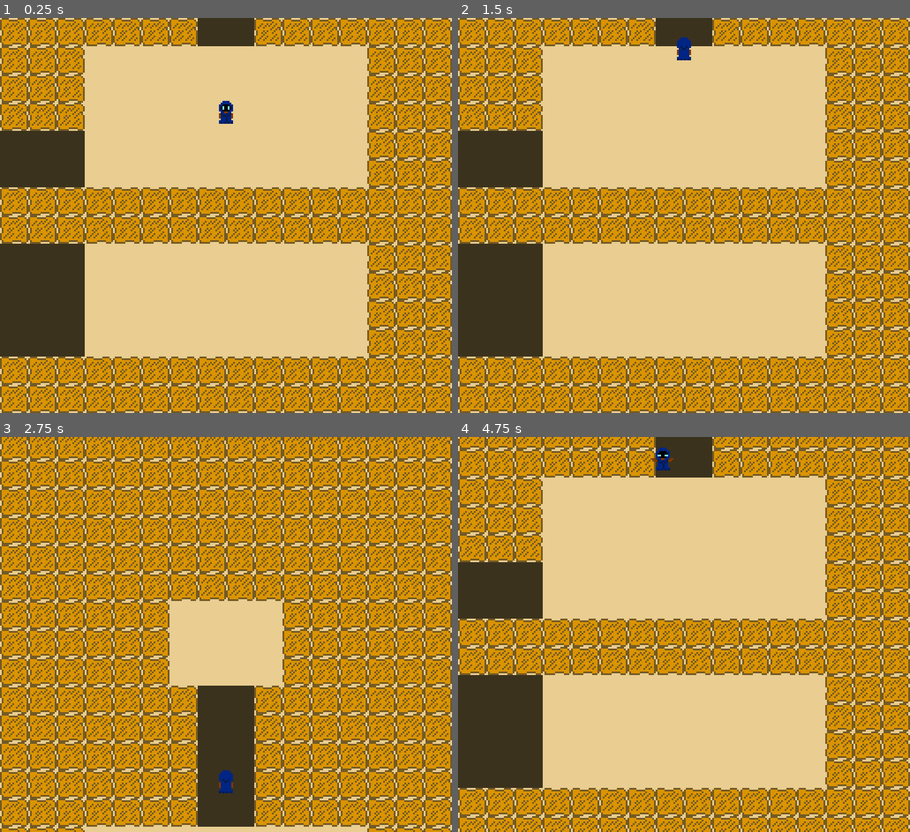
Above: before the commit, frames 1-4 (two rows, left to right).
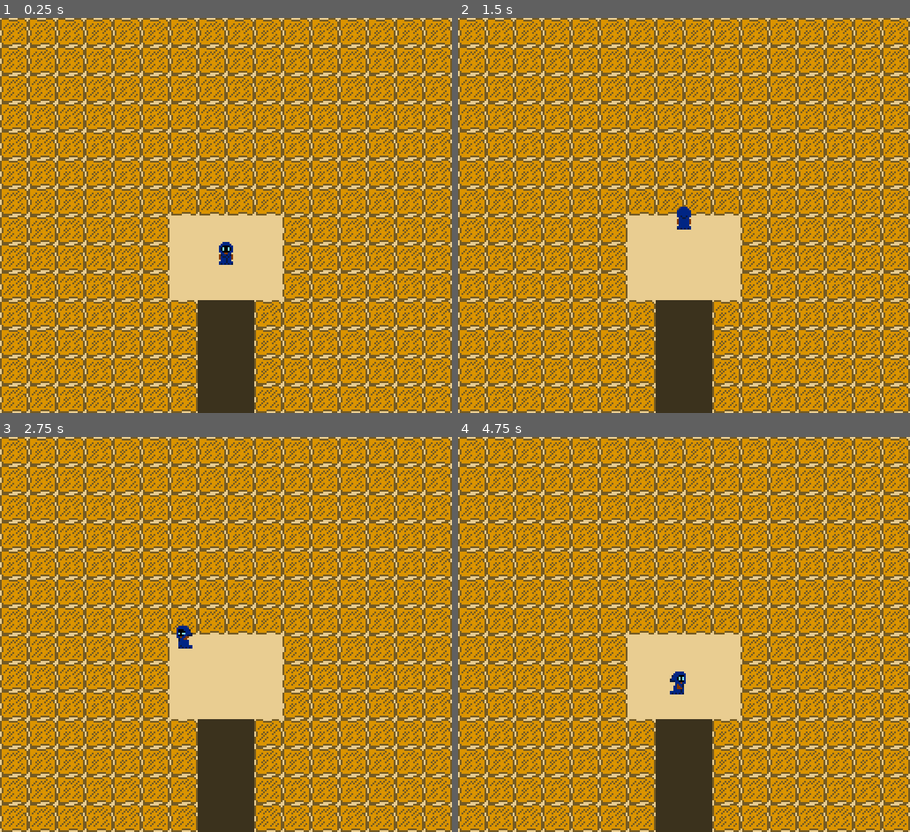
Above: after the commit, the same moments.

Repository: ARAMODODRAGON/LegendOfAurora
Game: Godot game, scene res://maps/test_map/test_map.tscn
Two runs of this game, one before a commit and one after it. Both use one fixed random seed, a clock stepped at 60 frames per second and the inputs below.
Inputs:
- Up to frame 1 (0.25 s): no input
- Up to frame 2 (1.5 s): tap Enter at 0.5 s; hold Shift (SLOW) 0.53-1.28 s; hold Up (UP) from 0.53 s (still down); tap Shift (SLOW) at 1.35 s
- Up to frame 3 (2.75 s): release Up (UP) at 2.03 s; hold Left (LEFT) from 2.03 s (still down); hold Shift (SLOW) from 2.03 s (still down)
- Up to frame 4 (4.75 s): release Shift (SLOW) at 2.78 s; tap Shift (SLOW) at 2.85, 4.35 s; tap Space at 3.5 s; release Left (LEFT) at 3.53 s; hold Down (DOWN) 3.53-4.28 s; hold Shift (SLOW) 3.53-4.28 s; hold Right (RIGHT) from 4.28 s (still down)

The runs differ from the first frame. In frame 1, 46% of the frame differs, in the area x 0-82%, y 0-100%; in frame 2, 46%; in frame 3, 49%; in frame 4, 69%, in the area x 0-100%, y 0-100%.

Commit message:
Enemy spawners work

Diff:
--- /dev/null
+++ b/entities/enemies/enemy_spawner/enemy_spawner.gd
@@ -0,0 +1,15 @@
+extends Node2D
+class_name EnemySpawner
+
+@export var enemy_scene : PackedScene
+
+## spawns an enemy at this nodes position
+func spawn() -> EnemyBase:
+	var enemy : EnemyBase = enemy_scene.instantiate()
+
+	if enemy is EnemyBase:
+		enemy.position = global_position
+		return enemy
+
+	enemy.free()
+	return null
--- /dev/null
+++ b/entities/enemies/enemy_spawner/enemy_spawner.tscn
@@ -0,0 +1,12 @@
+[gd_scene load_steps=2 format=3 uid="uid://d03gpw3xxgth5"]
+
+[ext_resource type="Script" uid="uid://cp71dq3utxrva" path="res://entities/enemies/enemy_spawner/enemy_spawner.gd" id="1_5e8sm"]
+
+[node name="EnemySpawner" type="Node2D"]
+script = ExtResource("1_5e8sm")
+
+[node name="ReferenceRect" type="ReferenceRect" parent="."]
+offset_left = -8.0
+offset_top = -8.0
+offset_right = 8.0
+offset_bottom = 8.0
--- /dev/null
+++ b/entities/enemies/test_enemy_0/test_enemy_0.gd
@@ -0,0 +1,5 @@
+extends EnemyBase
+#class_name TestEnemy0
+
+func _process(delta: float) -> void:
+	rotate(delta * deg_to_rad(45))
--- /dev/null
+++ b/entities/enemies/test_enemy_0/test_enemy_0.tscn
@@ -0,0 +1,11 @@
+[gd_scene load_steps=4 format=3 uid="uid://bxc6tvy81hqru"]
+
+[ext_resource type="PackedScene" uid="uid://g35b8f04ibnc" path="res://entities/enemies/enemy_base/enemy_base.tscn" id="1_0vq3m"]
+[ext_resource type="Texture2D" uid="uid://c0daoehn5giax" path="res://entities/enemies/test_enemy_0/test_enemy_0.png" id="2_3epr5"]
+[ext_resource type="Script" uid="uid://dcx576jilf7fl" path="res://entities/enemies/test_enemy_0/test_enemy_0.gd" id="2_kob58"]
+
+[node name="TestEnemy0" instance=ExtResource("1_0vq3m")]
+script = ExtResource("2_kob58")
+
+[node name="BodySprite" parent="." index="0"]
+texture = ExtResource("2_3epr5")
--- a/maps/map_base/map_base.gd
+++ b/maps/map_base/map_base.gd
@@ -11,12 +11,24 @@
 ## base map references
 @onready var camera: Camera2D = $Camera
 @onready var entities_layer: Node = $"Layers/Entities Layer"
+@onready var spawners_layer: Node = $"Layers/Spawners Layer"
 
-## tweens
+## state
 var tween: Tween = null
+var enemy_list: Array[EnemyBase] = []
 
 func _ready() -> void:
 	camera.visible = true
+
+	## TODO: spawn player
+
+	## set camera position
+	camera.position = (player.position / Util.SCREEN_SIZE).floor() * Util.SCREEN_SIZE
+
+	## load the screen we are on
+	var rect: Rect2 = camera.get_viewport_rect()
+	rect.position += camera.position
+	_load_screen(rect)
 
 func _process(_delta: float) -> void:
 	_check_player_room_change()
@@ -48,7 +60,7 @@
 	elif rect.end.y <= player.position.y:
 		direction.y = 1.0
 
-	## sanity check (it actually came in handy)
+	## sanity check (this actually came in handy, there was an edge case which needed =< and => in the check above)
 	if direction == Vector2.ZERO:
 		printerr("screen position error")
 		return
@@ -56,17 +68,38 @@
 	## TODO: check if this screen "exits" and run a seperate function
 
 	## run coroutine
-	move_screens_coroutine(direction, rect)
+	_move_screens_coroutine(direction, rect)
 
+func _load_screen(screen_rect: Rect2) -> void:
+	## get spawners
+	var spawners: Array[EnemySpawner] = []
+	for node in spawners_layer.get_children():
+		var spawner: EnemySpawner = node as EnemySpawner
+		if spawner != null:
+			if screen_rect.has_point(spawner.global_position):
+				spawners.push_back(spawner)
+
+	## spawn enemies
+	for spawner in spawners:
+		var enemy: EnemyBase = spawner.spawn()
+		if enemy != null:
+			entities_layer.add_child(enemy)
+			enemy_list.push_back(enemy)
 
 ## called to move the camera + player to a new screen while spawning in entities and unloading the last screen
-func move_screens_coroutine(direction: Vector2, screen_rect: Rect2) -> void:
+func _move_screens_coroutine(direction: Vector2, screen_rect: Rect2) -> void:
 	## determine the camera and player's new position
 	var new_camera_position: Vector2 = camera.position + (direction * Util.SCREEN_SIZE)
 	var new_player_position: Vector2 = Util.nearest_point_within_rect(player.position, screen_rect) + (direction * Util.TILE_SIZE * 0.5)
 
-	## pre tween functionality (TODO: pause entities on screen and load the next set of entities)
-	player.process_mode = Node.PROCESS_MODE_DISABLED # pause player
+	## pre tween functionality
+	entities_layer.process_mode = PROCESS_MODE_DISABLED
+
+	var previous_enemies: Array[EnemyBase] = enemy_list.duplicate()
+	enemy_list.clear()
+
+	screen_rect.position += (direction * Util.SCREEN_SIZE) ## move the screen rect over
+	_load_screen(screen_rect)
 
 	#region tween logic
 
@@ -85,9 +118,8 @@
 	await tween.finished
 	tween = null
 
-	var rect: Rect2 = camera.get_viewport_rect()
-	rect.position += camera.position
-	print(rect)
+	## post tween functionality
+	entities_layer.process_mode = PROCESS_MODE_INHERIT
 
-	## post tween functionality
-	player.process_mode = Node.PROCESS_MODE_INHERIT
+	for enemy in previous_enemies:
+		enemy.free()
--- a/maps/map_base/map_base.tscn
+++ b/maps/map_base/map_base.tscn
@@ -17,4 +17,6 @@
 
 [node name="Entities Layer" type="Node" parent="Layers"]
 
+[node name="Spawners Layer" type="Node" parent="Layers"]
+
 [node name="Foreground Layer" type="TileMapLayer" parent="Layers"]
--- a/maps/test_map/test_map.tscn
+++ b/maps/test_map/test_map.tscn
@@ -1,11 +1,13 @@
-[gd_scene load_steps=4 format=4 uid="uid://bp5hde2587777"]
+[gd_scene load_steps=6 format=4 uid="uid://bp5hde2587777"]
 
 [ext_resource type="PackedScene" uid="uid://cqqsdh7x70d5v" path="res://maps/map_base/map_base.tscn" id="1_40h2x"]
 [ext_resource type="TileSet" uid="uid://xv57c3cq5pnc" path="res://tilesets/test_tileset/test_tileset.tres" id="3_0mqiq"]
 [ext_resource type="PackedScene" uid="uid://h3rrw4kqycjq" path="res://entities/player/player.tscn" id="3_dq0fv"]
+[ext_resource type="PackedScene" uid="uid://d03gpw3xxgth5" path="res://entities/enemies/enemy_spawner/enemy_spawner.tscn" id="4_wmrws"]
+[ext_resource type="PackedScene" uid="uid://bxc6tvy81hqru" path="res://entities/enemies/test_enemy_0/test_enemy_0.tscn" id="5_w0mp8"]
 
 [node name="TestMap" node_paths=PackedStringArray("player") instance=ExtResource("1_40h2x")]
-player = NodePath("Player")
+player = NodePath("Layers/Entities Layer/Player")
 
 [node name="Background Layer" parent="Layers" index="0"]
 tile_map_data = PackedByteArray("AAAAAA0AAAABAAAAAAAAAAAAAAABAAAAAAAAAAEAAAABAAAAAAAAAAIAAAABAAAAAAAAAAMAAAABAAAAAAAAAA …(14256 unchanged characters)…
@@ -15,8 +17,24 @@
 tile_map_data = PackedByteArray("AAANAAkAAAAAAAAAAAANAAoAAAAAAAAAAAAOAAoAAAAAAAAAAAAOAAkAAAAAAAAAAAAOAAgAAAAAAAAAAAANAA …(7344 unchanged characters)…
 tile_set = ExtResource("3_0mqiq")
 
-[node name="Foreground Layer" parent="Layers" index="3"]
+[node name="Player" parent="Layers/Entities Layer" index="0" instance=ExtResource("3_dq0fv")]
+position = Vector2(128, -88)
+
+[node name="EnemySpawner4" parent="Layers/Spawners Layer" index="0" instance=ExtResource("4_wmrws")]
+position = Vector2(152, 168)
+enemy_scene = ExtResource("5_w0mp8")
+
+[node name="EnemySpawner2" parent="Layers/Spawners Layer" index="1" instance=ExtResource("4_wmrws")]
+position = Vector2(-160, 80)
+enemy_scene = ExtResource("5_w0mp8")
+
+[node name="EnemySpawner" parent="Layers/Spawners Layer" index="2" instance=ExtResource("4_wmrws")]
+position = Vector2(184, 80)
+enemy_scene = ExtResource("5_w0mp8")
+
+[node name="EnemySpawner3" parent="Layers/Spawners Layer" index="3" instance=ExtResource("4_wmrws")]
+position = Vector2(-96, -96)
+enemy_scene = ExtResource("5_w0mp8")
+
+[node name="Foreground Layer" parent="Layers" index="4"]
 tile_set = ExtResource("3_0mqiq")
-
-[node name="Player" parent="." index="2" instance=ExtResource("3_dq0fv")]
-position = Vector2(128, 56)
Not shown, added: entities/enemies/enemy_spawner/enemy_spawner.gd.uid
Not shown, added: entities/enemies/test_enemy_0/test_enemy_0.gd.uid
Binary file added: entities/enemies/test_enemy_0/test_enemy_0.png
Not shown, added: entities/enemies/test_enemy_0/test_enemy_0.png.import
